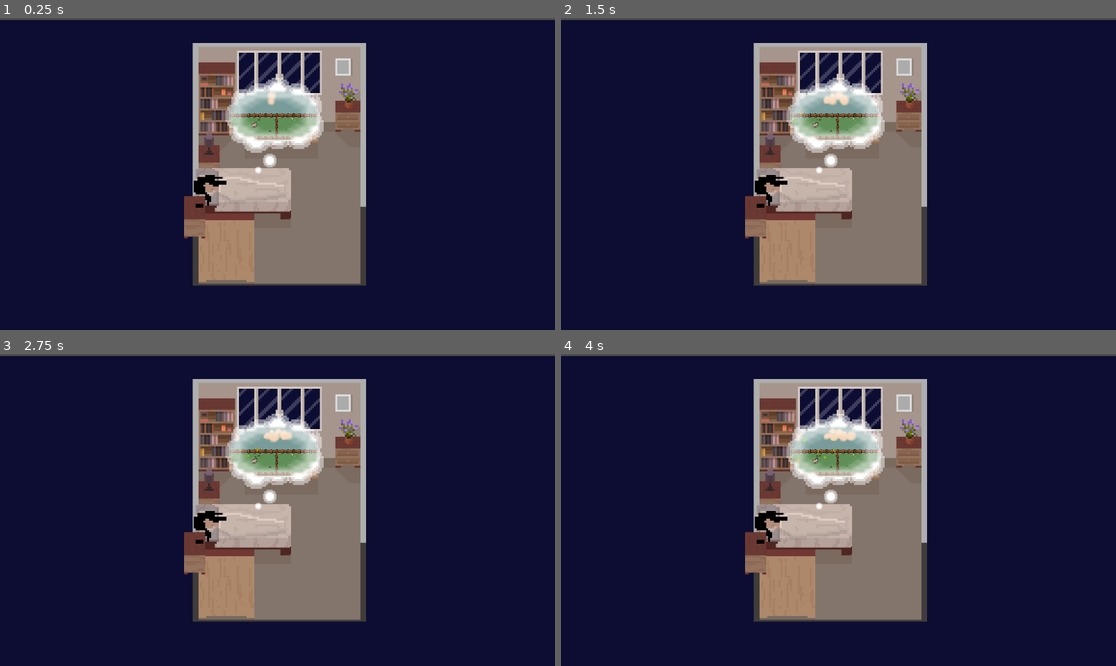
Above: before the commit, frames 1-4 (two rows, left to right).
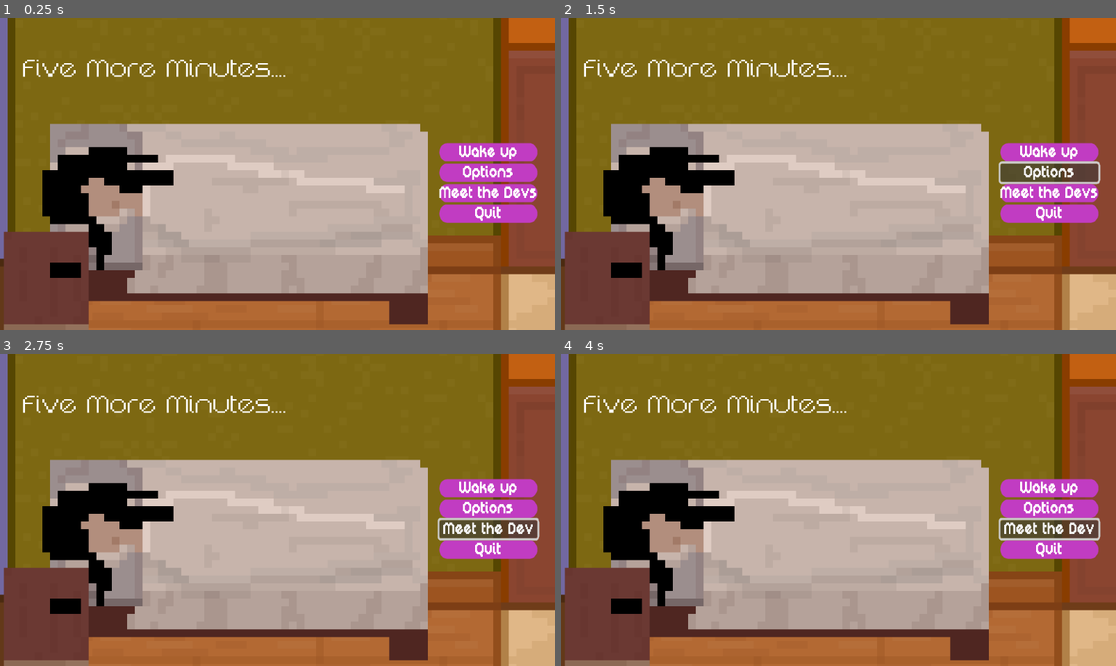
Above: after the commit, the same moments.

Repository: State0fFlux/Five-More-Minutes
Game: Godot game, scene res://Scenes/Start_menu.tscn
The game is run twice, just before and just after one commit, with the same random seed, the same clock (stepped at 60 frames per second) and the same inputs. Before the commit the project starts from res://Scenes/Bedroom.tscn.
Inputs (mouse positions are in pixels of both pictures, inside the frame that each line leads up to):
- Up to frame 1 (0.25 s): no input
- Up to frame 2 (1.5 s): click (1049, 152) at 0.5 s, where only the run after the commit has a clickable "Wake up"; click (1049, 174) at 1.25 s, where only the run after the commit has a clickable "Options"
- Up to frame 3 (2.75 s): click (488, 528) at 2 s, where only the run after the commit has a clickable "Meet the Devs"
- Up to frame 4 (4 s): click (1049, 488) at 2.75 s, where only the run after the commit has a clickable "Wake up"; click (1049, 528) at 3.5 s, where only the run after the commit has a clickable "Meet the Devs"

The runs differ from the first frame. In frame 1, 98% of the frame differs, in the area x 0-100%, y 0-100%; in frame 2, 98%; in frame 3, 98%; in frame 4, 98%.

Commit message:
Got the start menu design up

Diff:
--- a/Scenes/Start_menu.tscn
+++ b/Scenes/Start_menu.tscn
@@ -1,11 +1,13 @@
-[gd_scene load_steps=5 format=3 uid="uid://pjqell4iy5hc"]
+[gd_scene load_steps=7 format=3 uid="uid://pjqell4iy5hc"]
 
+[ext_resource type="Script" uid="uid://devadgr2ibts2" path="res://Scenes/start_menu.gd" id="1_1wmxr"]
 [ext_resource type="FontFile" uid="uid://jijl7mh2tfw3" path="res://Fonts/DigitalDisco.ttf" id="1_vset1"]
 [ext_resource type="StyleBox" uid="uid://drhu1yrvc77jf" path="res://Resources/Button.tres" id="3_t7rl6"]
 [ext_resource type="Texture2D" uid="uid://dnmel4v4cov0r" path="res://Sprites/environment/Bedroom/TopDownHouse_FloorsAndWalls.png" id="3_u88ce"]
 [ext_resource type="Texture2D" uid="uid://bai3ehphjx8od" path="res://Sprites/HoodedCrow/sleeping.png" id="4_t7rl6"]
+[ext_resource type="FontFile" uid="uid://bka5fpx4ym5ao" path="res://Fonts/DigitalDisco-Thin.ttf" id="6_7k6f1"]
 
-[node name="Control" type="Control"]
+[node name="Main Menu" type="Control"]
 layout_mode = 3
 anchors_preset = 15
 anchor_right = 1.0
@@ -16,6 +18,7 @@
 offset_bottom = 292.0
 grow_horizontal = 2
 grow_vertical = 2
+script = ExtResource("1_1wmxr")
 
 [node name="TopDownHouseFloorsAndWalls" type="Sprite2D" parent="."]
 position = Vector2(93, -28)
@@ -38,13 +41,13 @@
 anchor_top = 0.5
 anchor_right = 1.0
 anchor_bottom = 0.5
-offset_left = -282.0
-offset_top = -122.0
-offset_right = -178.0
-offset_bottom = -52.0
+offset_left = -267.0
+offset_top = -117.0
+offset_right = -163.0
+offset_bottom = -47.0
 grow_horizontal = 0
 grow_vertical = 2
-scale = Vector2(0.273239, 0.339406)
+scale = Vector2(0.122202, 0.147569)
 theme_override_constants/separation = 2
 
 [node name="Wake up Button" type="Button" parent="VBoxContainer"]
@@ -81,3 +84,21 @@
 theme_override_styles/normal = ExtResource("3_t7rl6")
 text = "Quit
 "
+
+[node name="HBoxContainer" type="HBoxContainer" parent="."]
+layout_mode = 0
+offset_left = -33.0
+offset_top = -50.0
+offset_right = 103.0
+offset_bottom = -10.0
+scale = Vector2(0.25174, 0.224692)
+
+[node name="Label" type="Label" parent="HBoxContainer"]
+layout_mode = 2
+theme_override_fonts/font = ExtResource("6_7k6f1")
+text = "Five More Minutes...."
+
+[connection signal="pressed" from="VBoxContainer/Wake up Button" to="." method="_on_wake_up_button_pressed"]
+[connection signal="pressed" from="VBoxContainer/Options Button" to="." method="_on_options_button_pressed"]
+[connection signal="pressed" from="VBoxContainer/Meet the Devs Button" to="." method="_on_meet_the_devs_button_pressed"]
+[connection signal="pressed" from="VBoxContainer/Quit Button" to="." method="_on_quit_button_pressed"]
--- /dev/null
+++ b/Scenes/start_menu.gd
@@ -0,0 +1,16 @@
+extends Control
+
+
+func _on_wake_up_button_pressed() -> void:
+	print("wake up pressed")
+
+
+func _on_options_button_pressed() -> void:
+	print("options pressed")
+
+
+func _on_meet_the_devs_button_pressed() -> void:
+	print("devs pressed")
+
+func _on_quit_button_pressed() -> void:
+	print("quit pressed")
--- a/project.godot
+++ b/project.godot
@@ -11,7 +11,7 @@
 [application]
 
 config/name="Five More Minutes"
-run/main_scene="uid://3ves8bvwoxgq"
+run/main_scene="uid://pjqell4iy5hc"
 config/features=PackedStringArray("4.4", "Forward Plus")
 config/icon="res://icon.svg"
 
Not shown, added: Scenes/start_menu.gd.uid
